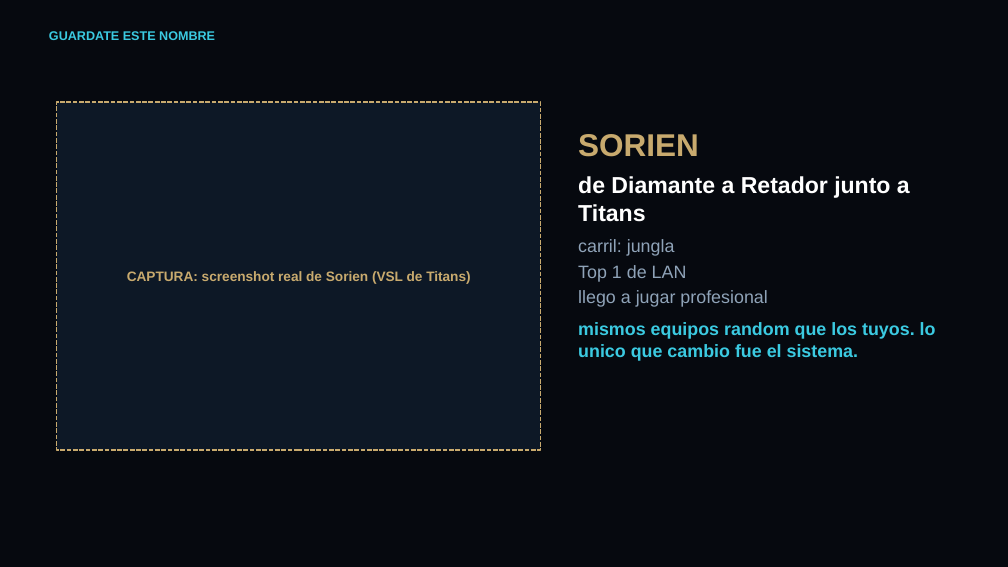
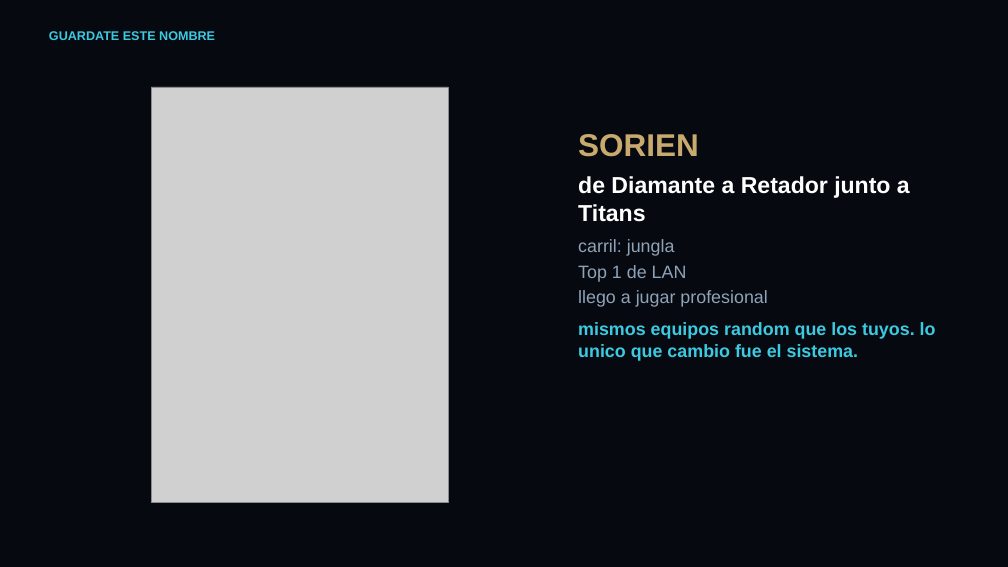
Before and after one commit to henryqueroa/titans-coaching-package, a slide deck: slide 6 of webinar/titans-coaching-webinar-deck.pptx. Drawn at 1008x567 pixels with LibreOffice and Linux fonts; fonts in the diff are those of the drawing; grey boxes stand for pictures. Boxes give left, top, right and bottom in pixels: in the first picture for what was removed or moved away, otherwise in the second. Text is boxed around its words. In the diff, an @@ line names an element or a change of style, - is before the commit and + after.

Commit message:
Deploy hub update for Titans Coaching

```diff
--- a/webinar/titans-coaching-webinar-deck.pptx
+++ b/webinar/titans-coaching-webinar-deck.pptx
@@ picture added at (151, 87, 448, 503) @@
@@ rectangle removed at (57, 102, 541, 450) @@
-CAPTURA: screenshot real de Sorien (VSL de Titans)
```
Also in this commit, not shown: 4 other slides changed, 20 other files.
